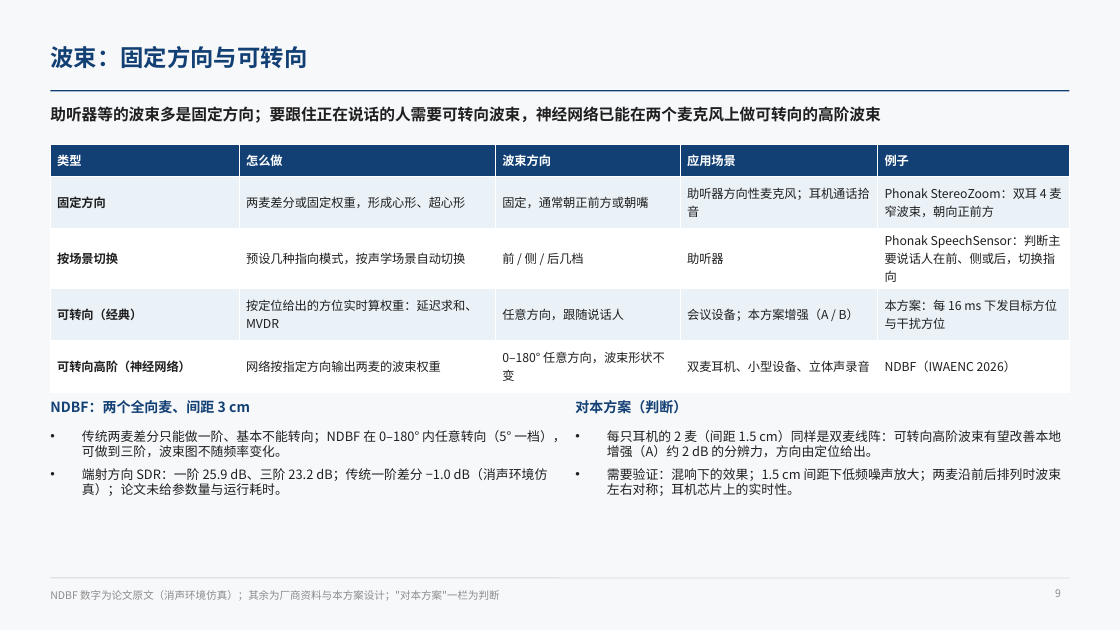
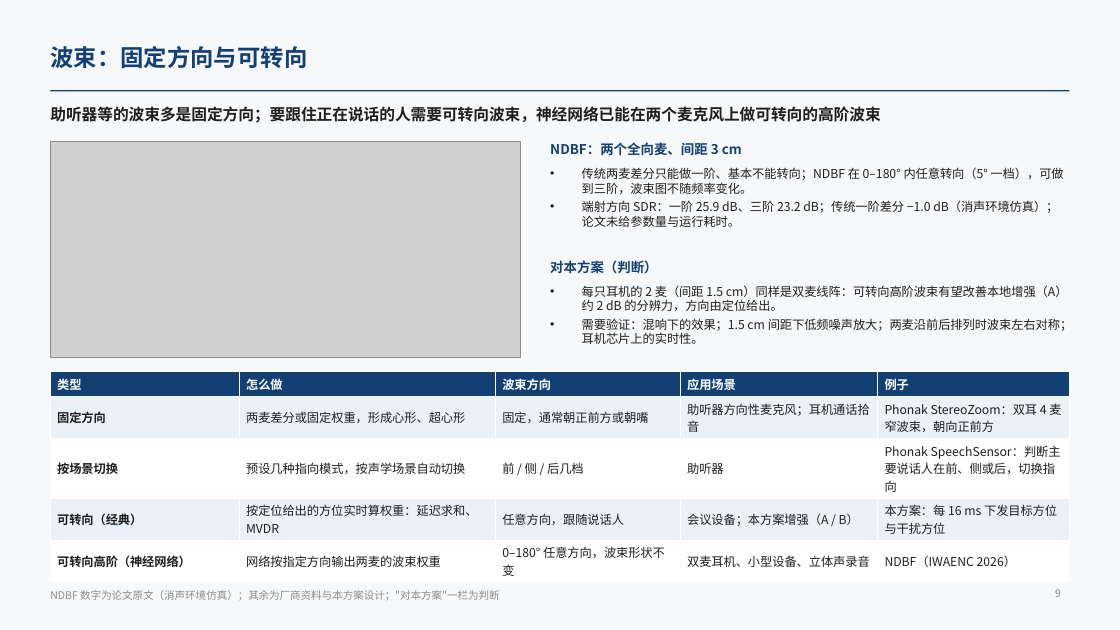
Before and after one commit to ZeroFoxxi/ssl-scene1, a slide deck: slide 9 of 02_耳机声源定位/耳机摄像头听觉辅助_声源定位与波束成形技术总结.pptx. Drawn at 1120x630 pixels with LibreOffice and Linux fonts; fonts in the diff are those of the drawing; grey boxes stand for pictures. Boxes give left, top, right and bottom in pixels: in the first picture for what was removed or moved away, otherwise in the second. Text is boxed around its words. In the diff, an @@ line names an element or a change of style, - is before the commit and + after.

```diff
--- a/02_耳机声源定位/耳机摄像头听觉辅助_声源定位与波束成形技术总结.pptx
+++ b/02_耳机声源定位/耳机摄像头听觉辅助_声源定位与波束成形技术总结.pptx
@@ picture added at box(50, 141, 521, 357) @@
@@ text "NDBF：两个全向麦、间距 3 cm" at box(550, 142, 742, 156): size 12 to 11.5 pt @@
@@ text "NDBF：两个全向麦、间距 3 cm": place and size @@
-text "NDBF：两个全向麦、间距 3 cm" at box(50, 400, 250, 414)
+text "NDBF：两个全向麦、间距 3 cm" at box(550, 142, 742, 156)
@@ text "传统两麦差分只能做一阶、基本不能转向；NDBF 在 0–180° 内任意转向（5° 一档），可做到三阶，波束图不随频率变 ...": place and size @@
-text "传统两麦差分只能做一阶、基本不能转向；NDBF 在 0–180° 内任意转向（5° 一档），可做到三阶，波束图不随频率变 ..." at box(82, 430, 565, 496)
+text "传统两麦差分只能做一阶、基本不能转向；NDBF 在 0–180° 内任意转向（5° 一档），可做到三阶，波束图不随频率变 ..." at box(582, 167, 1064, 227)
@@ text "传统两麦差分只能做一阶、基本不能转向；NDBF 在 0–180° 内任意转向（5° 一档），可做到三阶，波束图不随频率变 ..." at box(582, 167, 1064, 227): size 11 to 10.5 pt; less space between paragraphs @@
@@ text "对本方案（判断）": place and size @@
-text "对本方案（判断）" at box(575, 400, 687, 414)
+text "对本方案（判断）" at box(550, 260, 657, 274)
@@ text "对本方案（判断）" at box(550, 260, 657, 274): size 12 to 11.5 pt @@
@@ text "每只耳机的 2 麦（间距 1.5 cm）同样是双麦线阵：可转向高阶波束有望改善本地增强（A）约 ..." at box(582, 285, 1073, 344): size 11 to 10.5 pt; less space between paragraphs @@
@@ text "每只耳机的 2 麦（间距 1.5 cm）同样是双麦线阵：可转向高阶波束有望改善本地增强（A）约 ...": place and size @@
-text "每只耳机的 2 麦（间距 1.5 cm）同样是双麦线阵：可转向高阶波束有望改善本地增强（A）约 ..." at box(607, 430, 1061, 496)
+text "每只耳机的 2 麦（间距 1.5 cm）同样是双麦线阵：可转向高阶波束有望改善本地增强（A）约 ..." at box(582, 285, 1073, 344)
@@ table: place and size @@
-table at box(50, 145, 1070, 385)
+table at box(50, 371, 1070, 580)
```
Also in this commit, not shown: 4 other slides changed, 3 other files.
